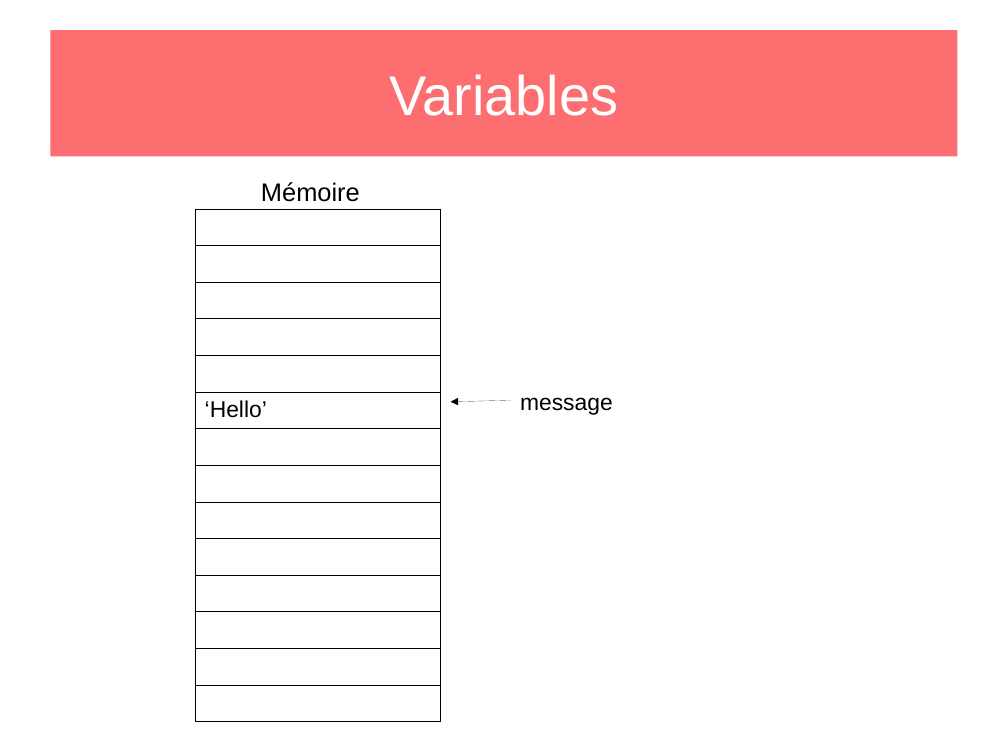
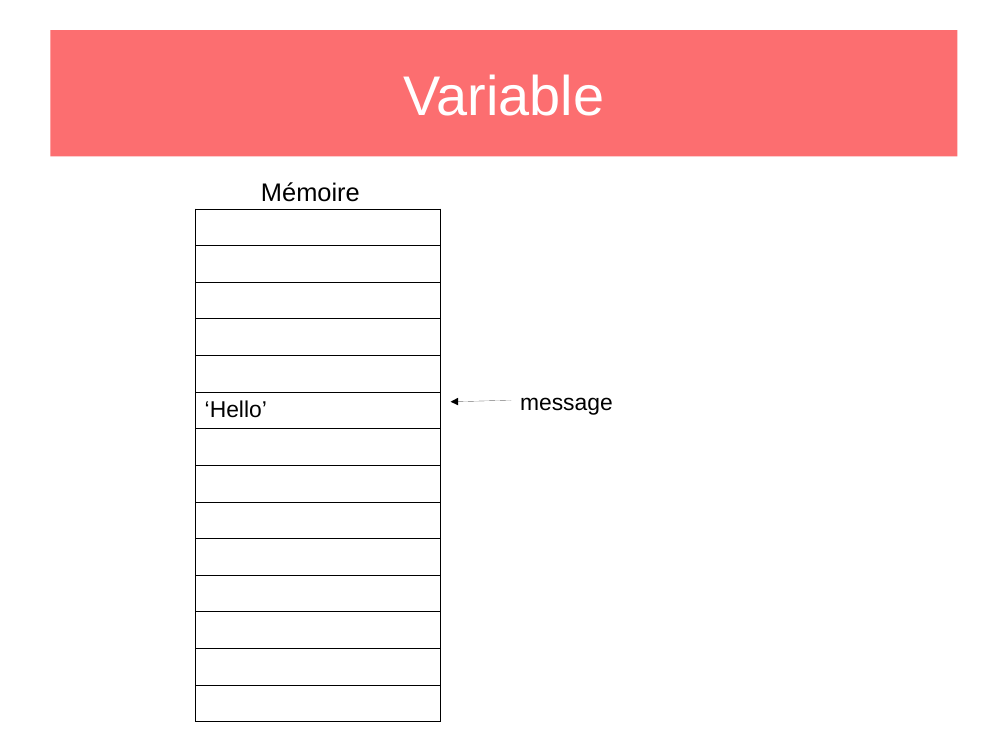
Before and after one commit to agoetschm/hangman, a slide deck: slide 3 of pres.odp. Drawn at 1008x756 pixels with LibreOffice and Linux fonts; fonts in the diff are those of the drawing. Boxes give left, top, right and bottom in pixels: in the first picture for what was removed or moved away, otherwise in the second. Text is boxed around its words. In the diff, an @@ line names an element or a change of style, - is before the commit and + after.

```diff
--- a/pres.odp
+++ b/pres.odp
@@ title at (403, 74, 604, 116): text changed @@
-Variables
+Variable
```
Also in this commit, not shown: 1 other file.
